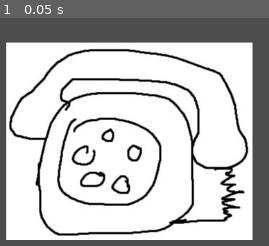
Above: before the commit, frame 1.
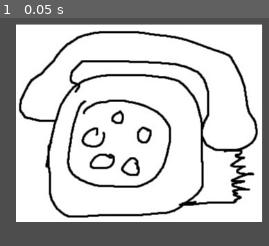
Above: after the commit, the same moment.

Repository: Omar-B-Maldonado/Cubicle-Chaos
Game: Godot game, scene res://Scenes/game.tscn
Same seed, same stepped clock (60 frames per second), same inputs: the game is played once before the commit and once after it.
Inputs:
- Up to frame 1 (0.05 s): no input

The runs differ from the first frame. In frame 1, 39% of the frame differs, in the area x 2-98%, y 2-98%.

Commit message:
Added Scrolling phone dialogue and SFX
-added SFX to phone node
-added a game manager that holds the subtitle and phone scenes
-added scrolling text and randomized voice pitch

Diff:
--- a/project/Scenes/game.tscn
+++ b/project/Scenes/game.tscn
@@ -1,10 +1,29 @@
-[gd_scene load_steps=2 format=3 uid="uid://8f35yelrpbuy"]
+[gd_scene load_steps=4 format=3 uid="uid://8f35yelrpbuy"]
 
+[ext_resource type="Script" path="res://Scripts/game_manager.gd" id="1_cgfok"]
 [ext_resource type="PackedScene" uid="uid://di2h0c7y4sp2" path="res://Scenes/phone.tscn" id="1_jqgf3"]
+[ext_resource type="FontFile" uid="uid://0wnspmv7qpwf" path="res://Fonts/monogram-extended.ttf" id="2_infar"]
 
 [node name="Game" type="Node2D"]
 
-[node name="Phone" parent="." instance=ExtResource("1_jqgf3")]
-position = Vector2(306, 107)
+[node name="GameManager" type="Node" parent="."]
+unique_name_in_owner = true
+script = ExtResource("1_cgfok")
+
+[node name="Phone" parent="GameManager" instance=ExtResource("1_jqgf3")]
+position = Vector2(320, 81)
+
+[node name="Subtitle" type="Label" parent="GameManager"]
+texture_filter = 1
+offset_left = -573.0
+offset_top = 148.0
+offset_right = 575.0
+offset_bottom = 325.0
+theme_override_colors/font_outline_color = Color(0, 0, 0, 1)
+theme_override_constants/outline_size = 11
+theme_override_fonts/font = ExtResource("2_infar")
+theme_override_font_sizes/font_size = 40
+horizontal_alignment = 1
+autowrap_mode = 2
 
 [node name="Camera2D" type="Camera2D" parent="."]
--- a/project/Scenes/phone.tscn
+++ b/project/Scenes/phone.tscn
@@ -1,7 +1,14 @@
-[gd_scene load_steps=3 format=3 uid="uid://di2h0c7y4sp2"]
+[gd_scene load_steps=8 format=3 uid="uid://di2h0c7y4sp2"]
 
 [ext_resource type="Script" path="res://Scripts/phone.gd" id="1_5yodq"]
 [ext_resource type="Texture2D" uid="uid://clhraehp2jadt" path="res://Images/phone.jpg" id="1_xxrn4"]
+[ext_resource type="AudioStream" uid="uid://d0612be77jwv5" path="res://Sounds/old-phone-ringtone-poland.mp3" id="3_47k10"]
+[ext_resource type="AudioStream" uid="uid://bnlt5pejsl6r6" path="res://Sounds/phone-pick-up.mp3" id="4_rtwn2"]
+[ext_resource type="AudioStream" uid="uid://dy457m24j85bt" path="res://Sounds/phone-hang-up.mp3" id="5_qexr3"]
+[ext_resource type="AudioStream" uid="uid://bmjybq0cugtxm" path="res://Sounds/Voice3.wav" id="6_kbtp0"]
+
+[sub_resource type="RectangleShape2D" id="RectangleShape2D_r4pt3"]
+size = Vector2(351, 230)
 
 [node name="Phone" type="Node2D"]
 script = ExtResource("1_5yodq")
@@ -10,6 +17,30 @@
 texture = ExtResource("1_xxrn4")
 
 [node name="Timer" type="Timer" parent="."]
-wait_time = 3.596
+wait_time = 8.9
+one_shot = true
+
+[node name="Area2D" type="Area2D" parent="."]
+position = Vector2(-0.5, -23)
+
+[node name="CollisionShape2D" type="CollisionShape2D" parent="Area2D"]
+shape = SubResource("RectangleShape2D_r4pt3")
+
+[node name="Ringing" type="AudioStreamPlayer2D" parent="."]
+stream = ExtResource("3_47k10")
+bus = &"SFX"
+
+[node name="PickUp" type="AudioStreamPlayer2D" parent="."]
+stream = ExtResource("4_rtwn2")
+bus = &"SFX"
+
+[node name="HangUp" type="AudioStreamPlayer2D" parent="."]
+stream = ExtResource("5_qexr3")
+bus = &"SFX"
+
+[node name="Voice" type="AudioStreamPlayer2D" parent="."]
+stream = ExtResource("6_kbtp0")
+bus = &"SFX"
 
 [connection signal="timeout" from="Timer" to="." method="_on_timer_timeout"]
+[connection signal="input_event" from="Area2D" to="." method="_on_area_2d_input_event"]
--- /dev/null
+++ b/project/Scripts/game_manager.gd
@@ -0,0 +1,21 @@
+extends Node
+@onready var subtitle = $Subtitle
+@onready var phone = $Phone
+@onready var voice = %Voice
+var voice_trigger  = 0
+
+func set_subtitle(line):
+	subtitle.text = line
+	subtitle.visible_characters = 0
+	for i in subtitle.text:
+		subtitle.visible_characters += 1
+		voice_trigger += 1
+		if voice_trigger == 2:
+			randomize_pitch(phone.voice)
+			phone.voice.play()
+			voice_trigger = 0
+		await get_tree().create_timer(0.05).timeout
+
+
+func randomize_pitch(audio_player):
+	audio_player.pitch_scale = randf_range(0.7, 1.5)
--- a/project/Scripts/phone.gd
+++ b/project/Scripts/phone.gd
@@ -1,37 +1,61 @@
 extends Node2D
 
+#audio
+@onready var ringing = $Ringing
+@onready var pick_up = $PickUp
+@onready var hang_up = $HangUp
+@onready var voice = $Voice
+
+
+@onready var game_manager = %GameManager
 @onready var timer   = $Timer
 const GIBBERISH_PATH = "res://gibberish.txt"
 var lines_of_text    = []
 var answers          = []
+var is_ringing       = false
 
 # Called when the node enters the scene tree for the first time.
 func _ready():
 	load_txt_file(GIBBERISH_PATH)
-	timer.start() #looping timer starts
+	timer.start()
+
+func _on_area_2d_input_event(viewport, event, shape_idx):
+	if event is InputEventMouseButton and event.pressed:
+		print("Phone clicked!")
+		if not is_ringing:
+			hang_up.play()
+		elif is_ringing:
+			pick_up.play()
+			ringing.stop()
+			is_ringing = false
+
+			var line = get_random_line()
+			var words = line.split(' ') #separate the line into words
+			answers.clear()
+
+			#add the emails, names, or phone numbers to the set of answers
+			for i in range(len(words)):
+				var word = words[i]
+				if ends_with_punct(word):
+					word = cut_off_end_punct(word)
+				elif is_upper(word) and i+1 < len(words):
+					#check if the next word is uppercase. if so, add both to answers as a name
+					var next_word = words[i+1]
+					if is_upper(next_word):
+						if ends_with_punct(next_word):
+							next_word = cut_off_end_punct(next_word)
+						answers.append(word + " " + next_word) #FirstName LastName
+
+				#adds emails and phone numbers to the list of answers
+				if word.contains('@') or word.contains('-'):
+					answers.append(word)
+
+			await get_tree().create_timer(1).timeout
+			game_manager.set_subtitle(line)
 
 func _on_timer_timeout():
-	var line = get_random_line() #random gibberish line is gotten when the timer runs out
-	print(line)
-	var words = line.split(' ') #separate the line into words
-	#check if the words are emails, names, or phone numbers
-	#add the email, name, or phone number to the answers
-	for i in range(len(words)):
-		var word = words[i]
-		if ends_with_punct(word):
-			word = cut_off_end_punct(word)
-		elif is_upper(word) and i+1 < len(words):
-			#check if the next word is uppercase. if so, add both to answers as a name
-			var next_word = words[i+1]
-			if is_upper(next_word):
-				if ends_with_punct(next_word):
-					next_word = cut_off_end_punct(next_word)
-				answers.append(word + " " + next_word) #FirstName LastName
-
-		#adds emails and phone numbers to the list of answers
-		if word.contains('@') or word.contains('-'):
-			answers.append(word)
-	print(answers)
+	is_ringing = true
+	ringing.play()
 
 # Called every frame. 'delta' is the elapsed time since the previous frame.
 func _process(delta):
--- /dev/null
+++ b/project/default_bus_layout.tres
@@ -0,0 +1,9 @@
+[gd_resource type="AudioBusLayout" format=3 uid="uid://7u54mhdrg6yh"]
+
+[resource]
+bus/1/name = &"SFX"
+bus/1/solo = false
+bus/1/mute = false
+bus/1/bypass_fx = false
+bus/1/volume_db = -12.4611
+bus/1/send = &"Master"
Binary file added: project/Fonts/monogram-extended.ttf
Not shown, added: project/Fonts/monogram-extended.ttf.import
Not shown: 1 places in project/Scenes/sticky_note.tscn that only renumber resources
Not shown, added: project/Sounds/Voice3.wav.import
Not shown, added: project/Sounds/old-phone-ringtone-poland.mp3.import
Not shown, added: project/Sounds/phone-hang-up.mp3.import
Not shown, added: project/Sounds/phone-pick-up.mp3.import
Not shown, added: project/Sounds/Voice3.wav
Not shown, added: project/Sounds/old-phone-ringtone-poland.mp3
Not shown, added: project/Sounds/phone-hang-up.mp3
Not shown, added: project/Sounds/phone-pick-up.mp3
